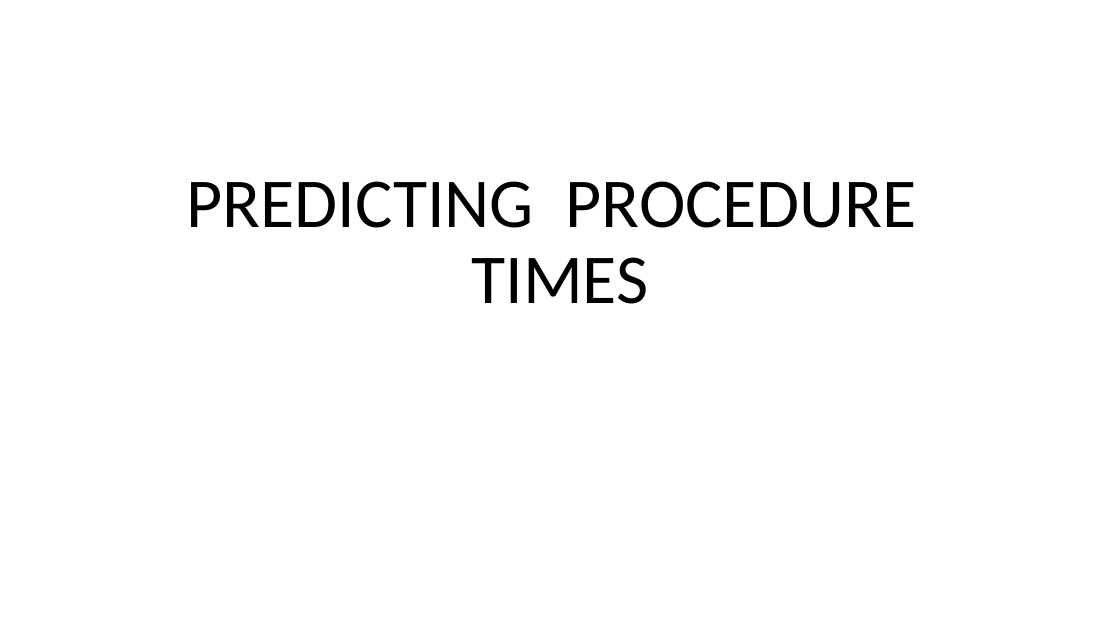
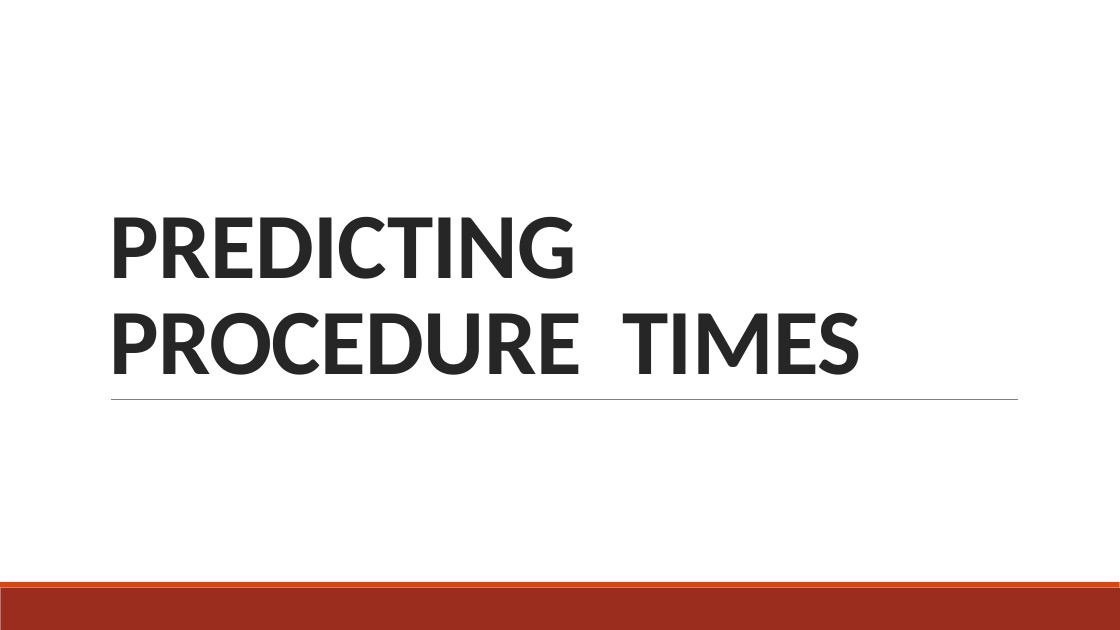
Before and after one commit to j-v-k/sfdat28, a slide deck: slide 1 of JVK-HOS Project/PREDICTING _PROCEDURE _TIMES.pptx. Drawn at 1120x630 pixels with LibreOffice and Linux fonts; fonts in the diff are those of the drawing. Boxes give left, top, right and bottom in pixels: in the first picture for what was removed or moved away, otherwise in the second. Text is boxed around its words. In the diff, an @@ line names an element or a change of style, - is before the commit and + after.

```diff
--- a/JVK-HOS Project/PREDICTING _PROCEDURE _TIMES.pptx
+++ b/JVK-HOS Project/PREDICTING _PROCEDURE _TIMES.pptx
@@ title "PREDICTING PROCEDURE TIMES" moved from (x1=187, y1=181, x2=917, y2=304) to (x1=109, y1=216, x2=861, y2=375) @@
@@ title "PREDICTING PROCEDURE TIMES" at (x1=109, y1=216, x2=861, y2=375): size 60 to 80 pt, text colour #000000 to #262626, letter spacing 0 to -0.5 pt, bold on; alignment centre to left; line spacing 0.9 to 0.85 @@
@@ line added from (111, 399) to (1018, 399), #808080 0.5 pt @@
@@ rectangle added at (x1=0, y1=588, x2=1120, y2=630), fill #9B2D1F @@
@@ rectangle added at (x1=0, y1=582, x2=1120, y2=588), fill #D34817 @@
```
Also in this commit, not shown: 7 other slides changed, 16 slides added, 5 slides removed, 18 other files.
